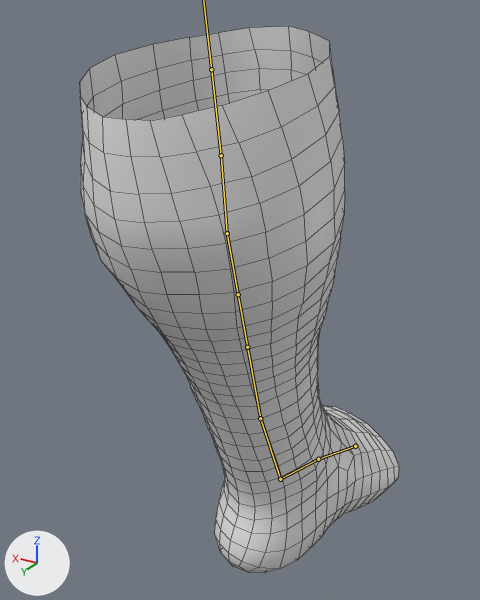
One commit to the FBX model care-up/Assets/Resources_moved/Models/CompressionStockingOnLeg.fbx: the scene before it, then after it.
Rendered twice from a camera (50 mm lens) standing at (-0.184, 0.515, 0.373) and looking at (0.03, 0.159, 0.195). Arrows for +X, +Y and +Z are at lower left; the lights stay in place. Both versions are drawn at frame 891 of the action 'Armature_CSOL|_csol_SQ2_L_armsRawAnimation4_PuttingCompressionStocking_SQ2_step_23-33.ble'; the numbers are the values there. The bones that bend it are drawn over the model as lines. Mesh edges are drawn as thin lines.

Names of what the first picture shows: 'CompressionStockingOnLegMesh'.
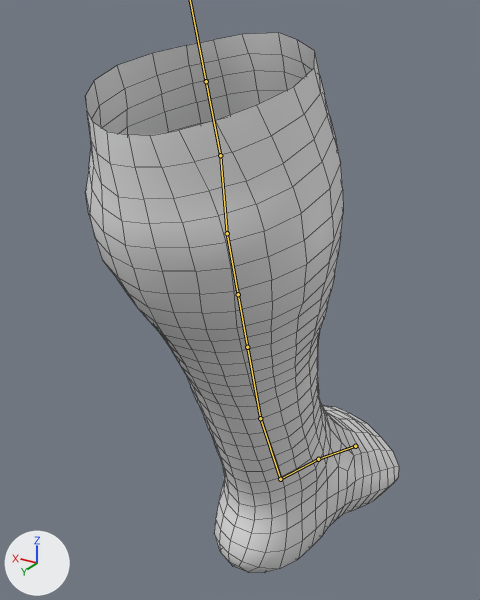
The change in detail:
Bone 'Bone.005' (bone_bone_005) turns from (-2, 0, 0) to (-6, 0, -1) degrees about its own x, y and z.
Bone 'Bone.005' (bone_bone_005) is rescaled from (1.02, 0.97, 1.02) to (0.93, 0.89, 0.93).

Pixel boxes (x1, y1, x2, y2) of what changed, in the pictures (480 x 600 px):
'CompressionStockingOnLegMesh', posed
    before: (80, 26, 399, 573)
    after: (85, 33, 399, 573)
bone 'Bone.005', root to tip
    before: (221, 155) to (211, 69)
    after: (220, 155) to (206, 81)
